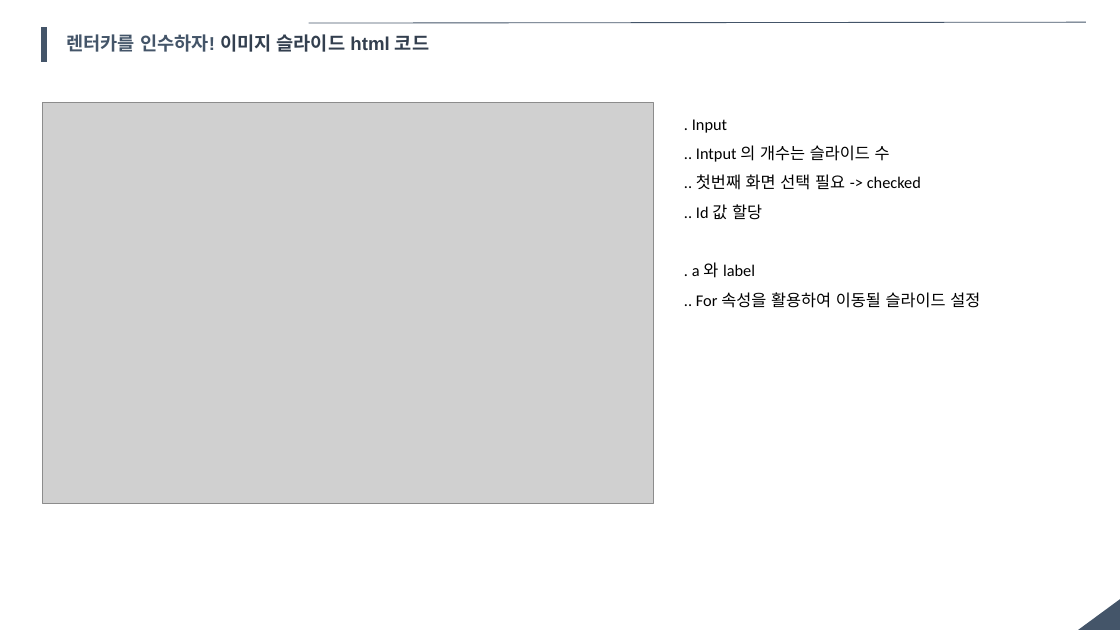
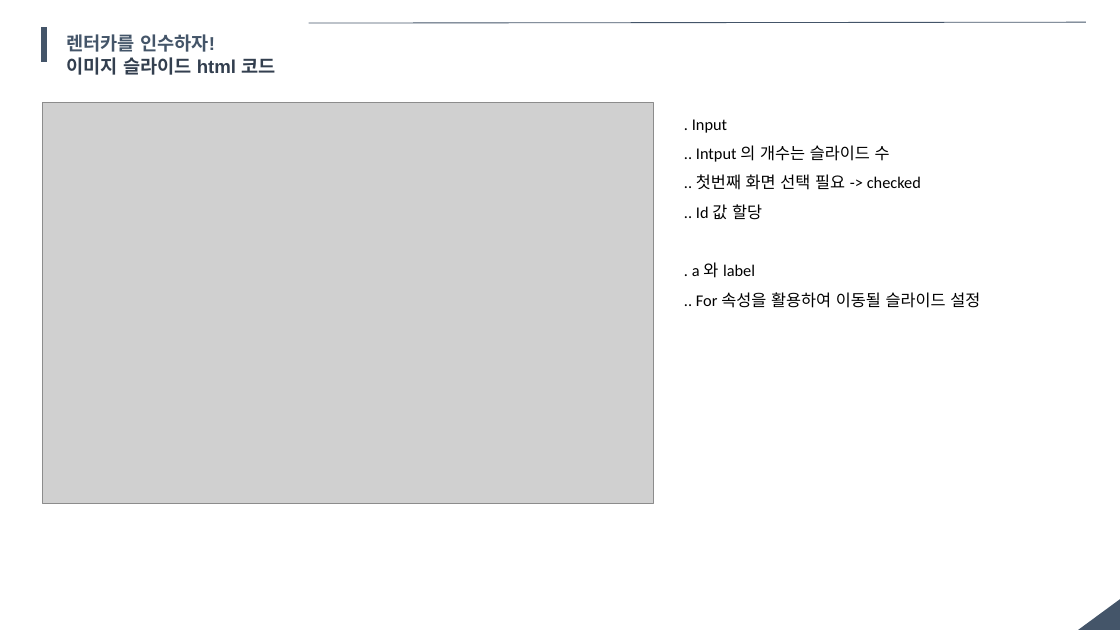
Before and after one commit to insuisinsu/SoloProject01, a slide deck: slide 11 of Project (ParkInsu).pptx. Drawn at 1120x630 pixels with LibreOffice and Linux fonts; fonts in the diff are those of the drawing; grey boxes stand for pictures. Boxes give left, top, right and bottom in pixels: in the first picture for what was removed or moved away, otherwise in the second. Text is boxed around its words. In the diff, an @@ line names an element or a change of style, - is before the commit and + after.

```diff
--- a/Project (ParkInsu).pptx
+++ b/Project (ParkInsu).pptx
@@ text at <box>67,34,275,75</box>: text changed @@
-렌터카를 인수하자! 이미지 슬라이드 html 코드
+렌터카를 인수하자!
+이미지 슬라이드 html 코드
```
Also in this commit, not shown: 4 other slides changed, 4 slides added, 9 other files.
